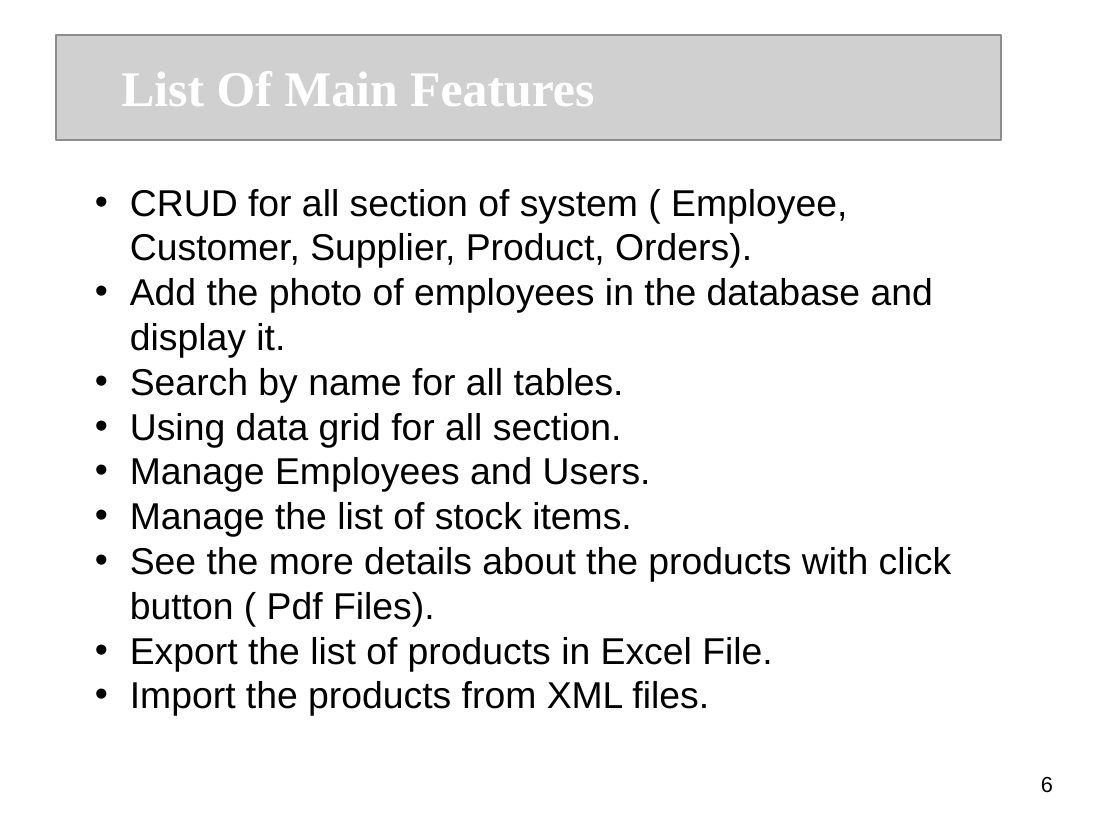
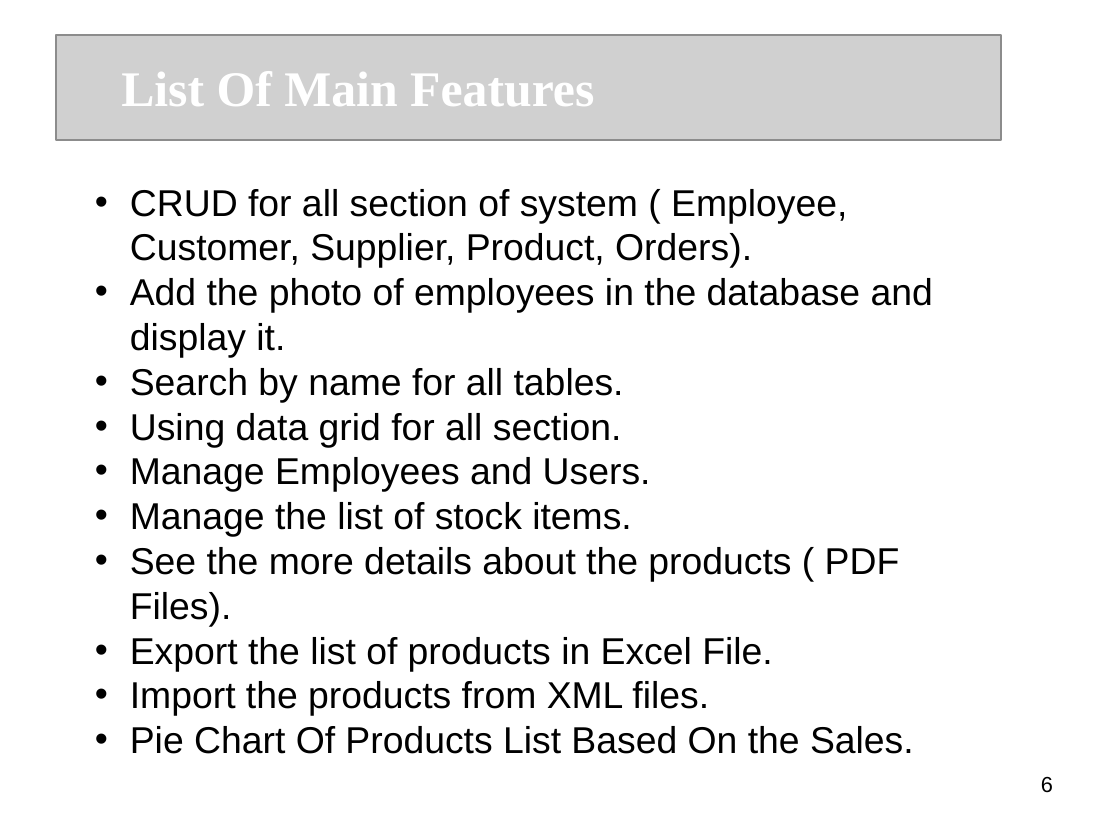
Before and after one commit to MhiraHANA/ipd10-dotnet-project-sales-management, a slide deck: slide 6 of SMS.ppt. Drawn at 1120x840 pixels with LibreOffice and Linux fonts; fonts in the diff are those of the drawing; grey boxes stand for pictures. Boxes give left, top, right and bottom in pixels: in the first picture for what was removed or moved away, otherwise in the second. Text is boxed around its words. In the diff, an @@ line names an element or a change of style, - is before the commit and + after.

```diff
--- a/SMS.ppt
+++ b/SMS.ppt
@@ text at <box>130,547,900,627</box>: text changed @@
-• See the more details about the products with click button ( Pdf Files).
+• See the more details about the products ( PDF Files).
@@ text at <box>130,726,914,754</box>: paragraph added @@
+• Pie Chart Of Products List Based On the Sales.
```
Also in this commit, not shown: 6 other slides changed, 5 slides added, 3 slides removed, 1 other file.
